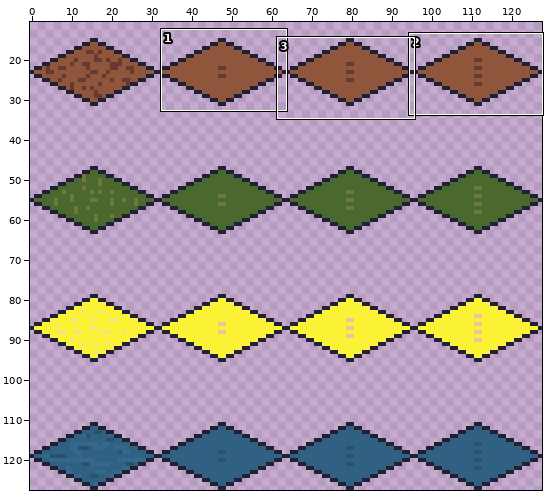
Pixel-art file: assets/tileset.ase. The picture above shows the old version from afar; the outline marks the close-up.
Close-up. Before the commit:
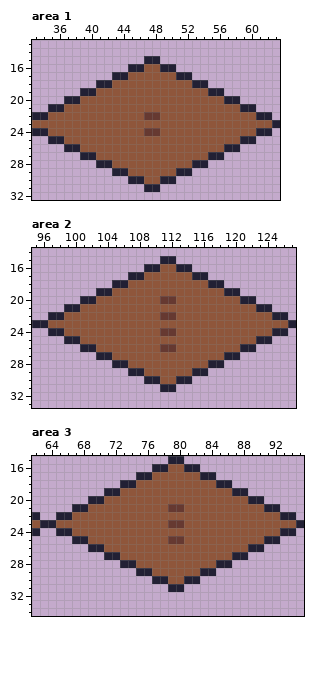
128x128 pixels, 1 frame. Shown: area 1: x 33..63, y 13..32; area 2: x 95..127, y 14..33; area 3: x 62..95, y 15..34. The wide view leaves out empty margins.
The result:
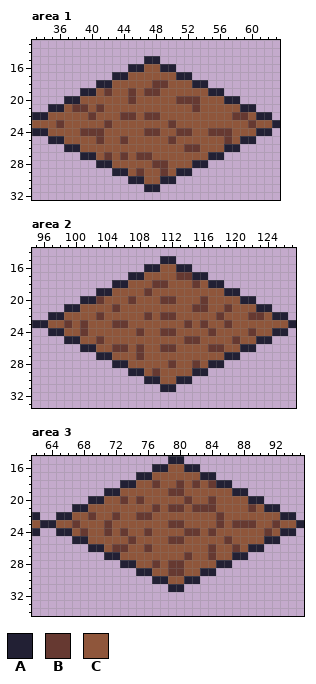
Palette (. is transparent): A #222034  B #663931  C #8f563b
Changes in this commit:
Area 1:
The edit turns colour C into colour B in row 18 at x 48 to 49; in row 19 at x 42, 45 and 47 to 48; in row 20 at x 45 and 51 to 53; in row 21 at x 38 to 39, 41 and 53; in row 22 at x 40, 44 to 45 and 58 to 59; in row 23 at x 36, 42, 50 and 60.
The edit turns colour C into colour B in row 24 at x 39 to 41, 51 to 52 and 55 to 57; in row 25 at x 41, 44, 50 and 57; in row 26 at x 52 to 53; in row 27 at x 42, 44 and 46 to 47; in row 28 at x 48 to 49; in row 29 at x 46 and 49.
Area 2:
The edit turns colour C into colour B in row 17 at x 113 to 114; in row 18 at x 110 to 111 and 115; in row 19 at x 109; in row 20 at x 103, 107 and 116; in row 21 at x 105, 115 to 116 and 119; in row 22 at x 103, 109, 118 and 122 to 123.
The edit turns colour C into colour B in row 23 at x 99, 101, 105 to 106, 114, 116 and 119; in row 24 at x 101, 108, 117 and 122; in row 25 at x 103, 114 to 115 and 120; in row 26 at x 105 to 106, 108 and 117 to 118; in row 27 at x 108; in row 28 at x 112 and 115.
The edit turns colour C into colour B in row 29 at x 110.
Area 3:
The edit turns colour C into colour B in row 18 at x 77, 80, 82 and 84; in row 19 at x 79 to 80; in row 20 at x 73, 75, 81 and 84; in row 21 at x 77, 82 to 84 and 89; in row 22 at x 69, 72, 75 to 76 and 85; in row 23 at x 67, 71, 85, 87 to 89 and 92.
The edit turns colour C into colour B in row 24 at x 68, 71, 73, 76, 81 to 82, 84 and 91; in row 25 at x 74 and 86; in row 26 at x 72 to 73, 76, 84 and 87; in row 27 at x 81 and 84; in row 28 at x 77 and 79 to 80; in row 29 at x 79 to 80.
